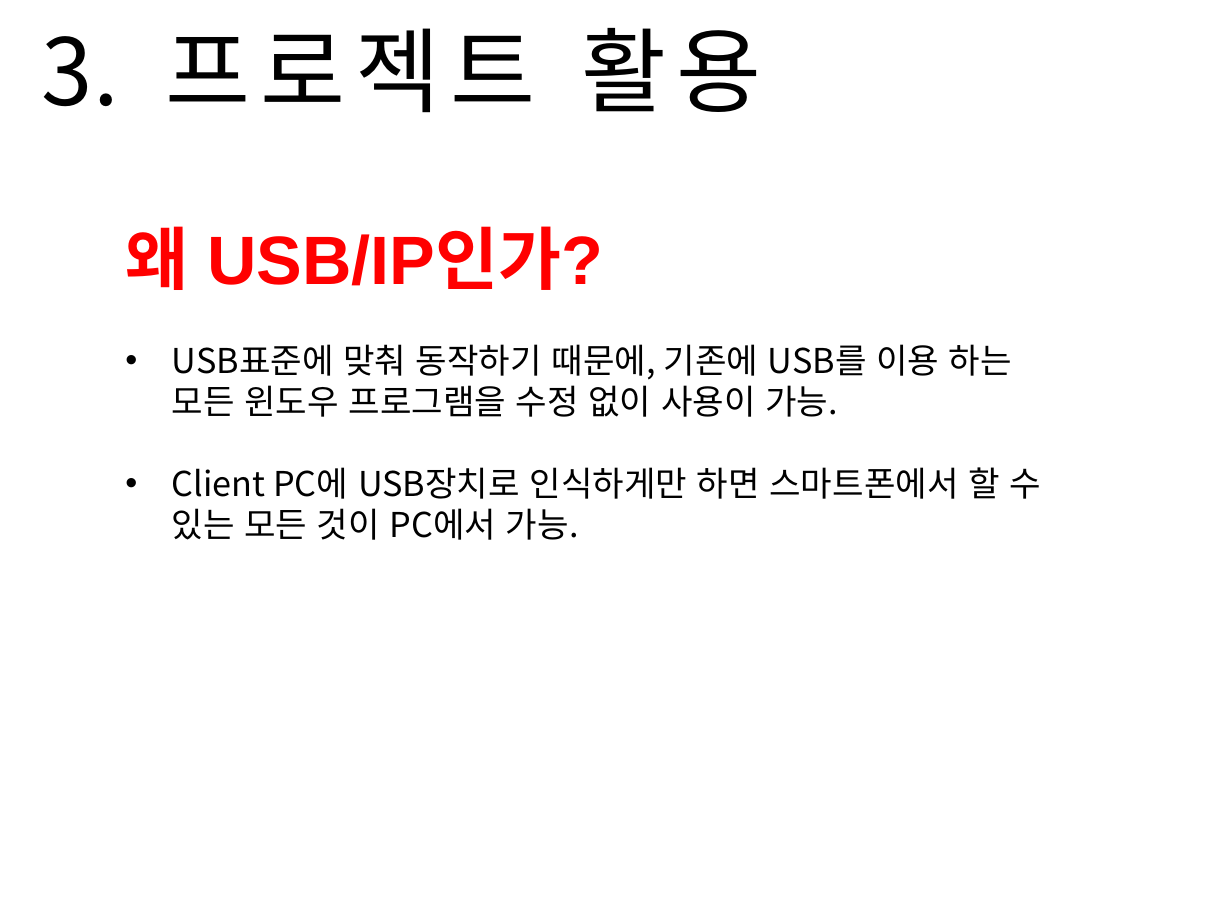
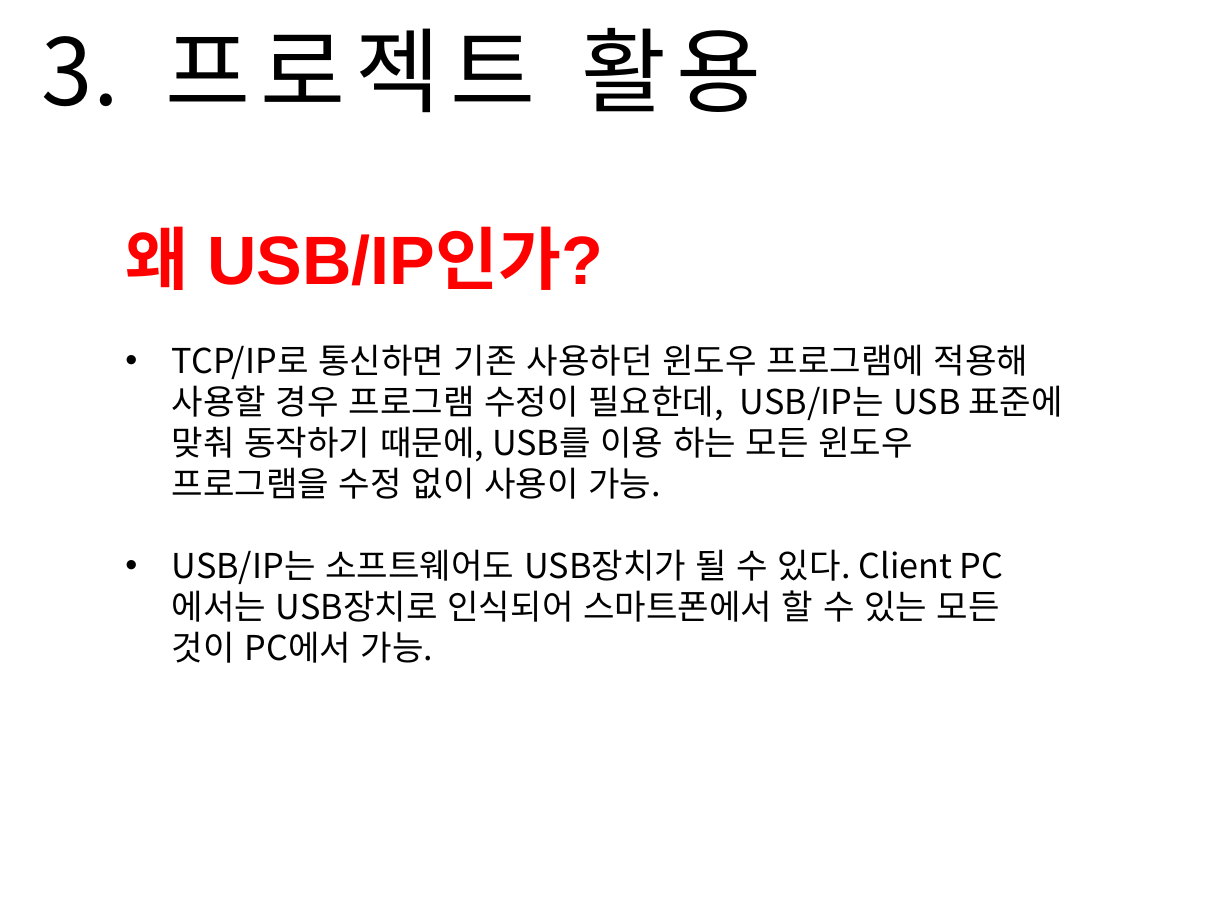
Before and after one commit to Sanghyun-Lee/Android-USB, a slide deck: slide 15 of Documents/presentation doc/proposal_presentation.pptx (slide 17 before the commit). Drawn at 1232x924 pixels with LibreOffice and Linux fonts; fonts in the diff are those of the drawing; background and template pictures are left out. Boxes give left, top, right and bottom in pixels: in the first picture for what was removed or moved away, otherwise in the second. Text is boxed around its words. In the diff, an @@ line names an element or a change of style, - is before the commit and + after.

```diff
--- a/Documents/presentation doc/proposal_presentation.pptx
+++ b/Documents/presentation doc/proposal_presentation.pptx
@@ text at [172,344,1063,663]: text changed @@
-• USB표준에 맞춰 동작하기 때문에, 기존에 USB를 이용 하는 모든 윈도우 프로그램을 수정 없이 사용이 가능.
-• Client PC에 USB장치로 인식하게만 하면 스마트폰에서 할 수 있는 모든 것이 PC에서 가능.
+• TCP/IP로 통신하면 기존 사용하던 윈도우 프로그램에 적용해 사용할 경우 프로그램 수정이 필요한데, USB/IP는 USB 표준에 맞춰 동작하기 때문에, USB를 이용 하는 모든 윈도우 프로그램을 수정 없이 사용이 가능.
+• USB/IP는 소프트웨어도 USB장치가 될 수 있다. Client PC에서는 USB장치로 인식되어 스마트폰에서 할 수 있는 모든 것이 PC에서 가능.
```
Also in this commit, not shown: 5 other slides changed, 2 slides removed.
